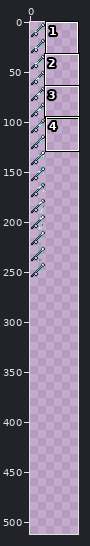
Sprite sheet, stored at assets/minecraft/mcpatcher/cit/item/tools/fishing_rods/rod_of_legends/rod_of_legends.png. The picture above shows the old version from afar; the outline marks the close-up.
Close-up. Before the commit:
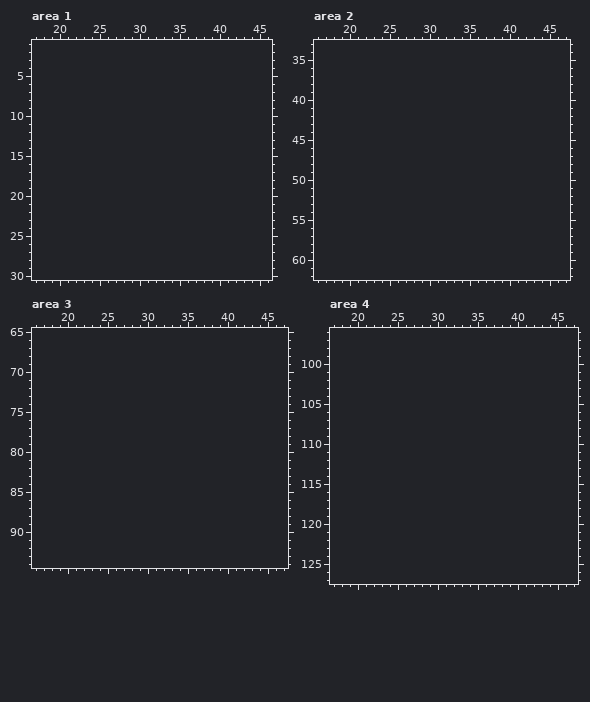
The file is 16x256 pixels. Colours within 5 levels of each other are drawn and written as one. Shown: area 1: x 17..46, y 1..30; area 2: x 16..47, y 33..62; area 3: x 16..47, y 65..94; area 4: x 17..47, y 96..127. The old version is drawn lined up with the new one, on the new canvas. The commit also changed other parts of the picture, which this record leaves out.
The result:
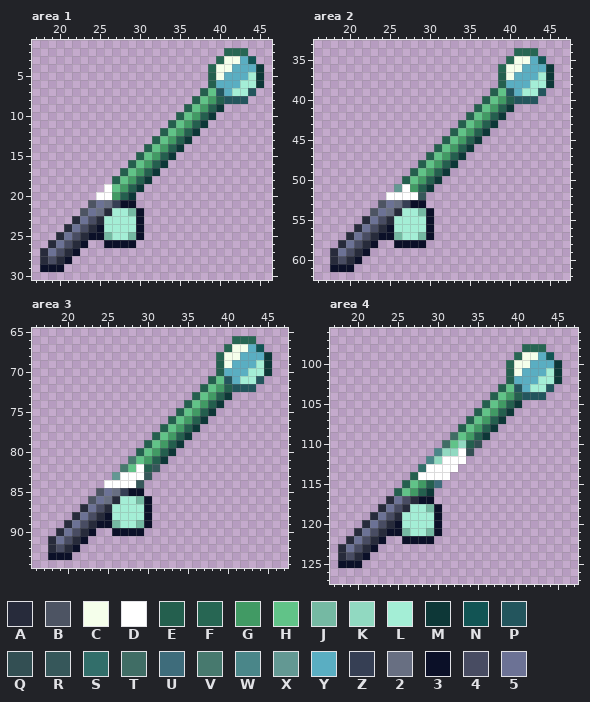
Palette (. is transparent): A #272b3b  B #4d5463  C #f5ffeb  D #ffffff  E #245f4e  F #276653  G #419a64  H #61c388  J #75b9a3  K #91d9c1  L #a4eed6  M #0d3737  N #125454  P #23555d  Q #334f53  R #36575a  S #326e6a  T #406d65  U #3e6c7b  V #47796e  W #4a8689  X #639893  Y #5aaec2  Z #363f54  2 #686f82  3 #0b1028  4 #484c62  5 #6c7295
What changed:
canvas 16x256 -> 48x512
Changed rows in their new state; - is an unchanged pixel.
Area 1:
first column x 18:
 2 -----------------------FFF--
 3 ----------------------FCCYN-
 4 ---------------------FCCYYYM
 5 ---------------------ECYYYLM
 6 ---------------------EYYYLLM
 7 --------------------EHPYLLP-
 8 -------------------EHGEPPP--
 9 ------------------EHGEM-----
10 -----------------EHGEM------
11 ----------------EHGEM-------
12 ---------------EHGEM--------
13 --------------EHGEM---------
14 -------------EHGEM----------
15 ------------EHGEM-----------
16 -----------EHGEM------------
17 ----------EHGEM-------------
18 ---------EHGEM--------------
19 --------DHGEM---------------
20 -------DDGEM----------------
21 ------B52Z33----------------
22 -----B52ALLJ3---------------
23 ----A54ALLLL3---------------
24 ---A54A3LLLL3---------------
25 --A54A33JLLJ3---------------
26 -A54A3--3333----------------
27 A54A3-----------------------
28 A4A3------------------------
29 333-------------------------
Area 2:
first column x 18:
34 -----------------------FFF--
35 ----------------------FCCYN-
36 ---------------------FCCYYYM
37 ---------------------ECYYYLM
38 ---------------------EYYYLLM
39 --------------------EHPYLLP-
40 -------------------EHGEPPP--
41 ------------------EHGEM-----
42 -----------------EHGEM------
43 ----------------EHGEM-------
44 ---------------EHGEM--------
45 --------------EHGEM---------
46 -------------EHGEM----------
47 ------------EHGEM-----------
48 -----------EHGEM------------
49 ----------EHGEM-------------
50 ---------EHGEM--------------
51 --------XDGEM---------------
52 -------DDDDR----------------
53 ------B52Z33----------------
54 -----B52ALLJ3---------------
55 ----A54ALLLL3---------------
56 ---A54A3LLLL3---------------
57 --A54A33JLLJ3---------------
58 -A54A3--3333----------------
59 A54A3-----------------------
60 A4A3------------------------
61 333-------------------------
Area 3:
first column x 18:
66 -----------------------FFF--
67 ----------------------FCCYN-
68 ---------------------FCCYYYM
69 ---------------------ECYYYLM
70 ---------------------EYYYLLM
71 --------------------EHPYLLP-
72 -------------------EHGEPPP--
73 ------------------EHGEM-----
74 -----------------EHGEM------
75 ----------------EHGEM-------
76 ---------------EHGEM--------
77 --------------EHGEM---------
78 -------------EHGEM----------
79 ------------EHGEM-----------
80 -----------EHGEM------------
81 ----------VHGEM-------------
82 ---------VHDER--------------
83 --------XDDDR---------------
84 -------DDDDR----------------
85 ------B52Z33----------------
86 -----B52ALLJ3---------------
87 ----A54ALLLL3---------------
88 ---A54A3LLLL3---------------
89 --A54A33JLLJ3---------------
90 -A54A3--3333----------------
91 A54A3-----------------------
92 A4A3------------------------
93 333-------------------------
Area 4:
first column x 18:
 98 -----------------------FFF--
 99 ----------------------FCCYN-
100 ---------------------FCCYYYM
101 ---------------------ECYYYLM
102 ---------------------EYYYLLM
103 --------------------EHPYLLP-
104 -------------------EHGEPPP--
105 ------------------EHGEM-----
106 -----------------EHGEM------
107 ----------------EHGEM-------
108 ---------------EHGEM--------
109 --------------THGEM---------
110 -------------THKEQ----------
111 ------------WKKDQ-----------
112 -----------WKDDD------------
113 ----------SDDDD-------------
114 ---------EDDDD--------------
115 --------EHGEU---------------
116 -------EHGEM----------------
117 ------A54A33----------------
118 -----A54ALLJ3---------------
119 ----A54ALLLL3---------------
120 ---A54A3LLLL3---------------
121 --A54A33JLLJ3---------------
122 -A54A3--3333----------------
123 A54A3-----------------------
124 A4A3------------------------
125 333-------------------------
